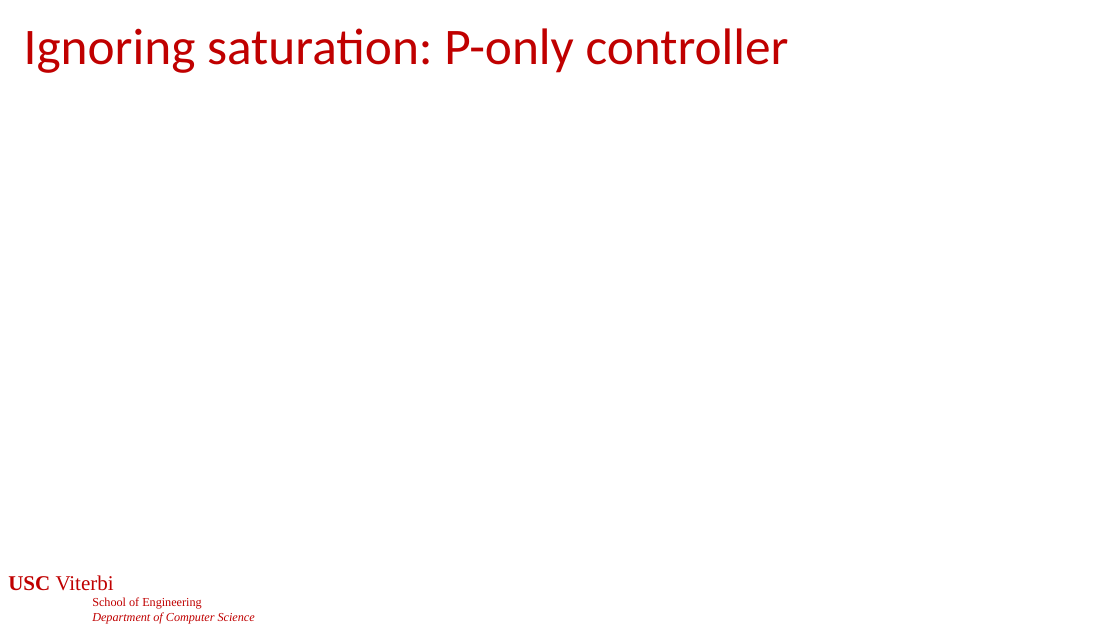
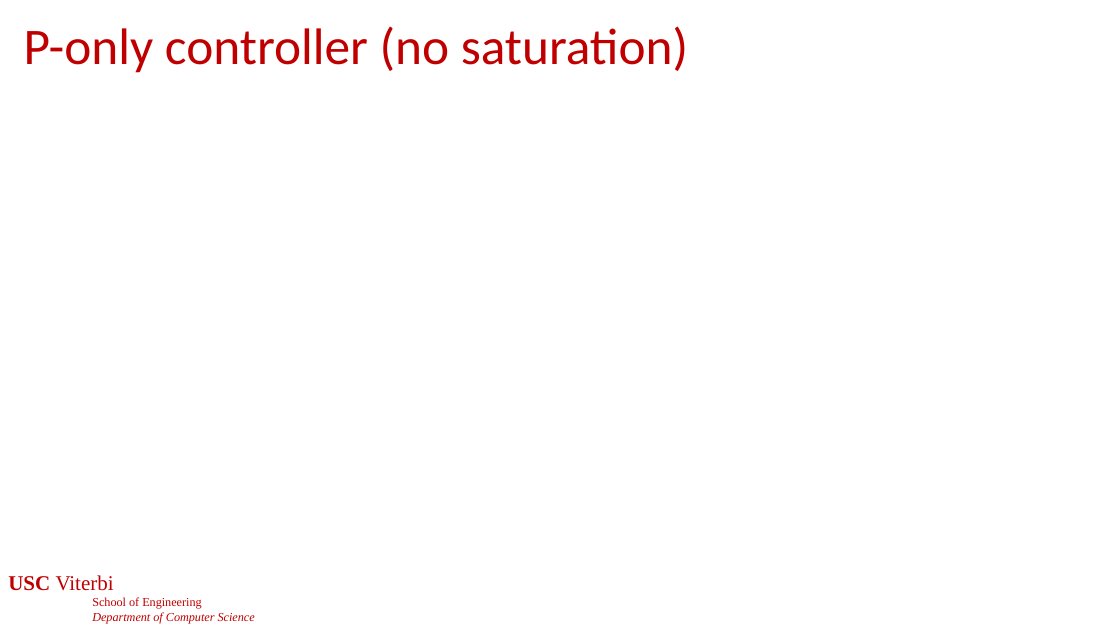
Before and after one commit to jdeshmukh/jdeshmukh.github.io, a slide deck: slide 7 of teaching/cs513-autocps-fall-2025/slides/Control.pptx (slide 28 before the commit). Drawn at 1120x630 pixels with LibreOffice and Linux fonts; fonts in the diff are those of the drawing; grey boxes stand for pictures; background and template pictures are left out. Boxes give left, top, right and bottom in pixels: in the first picture for what was removed or moved away, otherwise in the second. Text is boxed around its words. In the diff, an @@ line names an element or a change of style, - is before the commit and + after.

```diff
--- a/teaching/cs513-autocps-fall-2025/slides/Control.pptx
+++ b/teaching/cs513-autocps-fall-2025/slides/Control.pptx
@@ title at (24, 26, 688, 73): text changed @@
-Ignoring saturation: P-only controller
+P-only controller (no saturation)
```
Also in this commit, not shown: 10 other slides changed, 1 slide removed, 2 other files.
